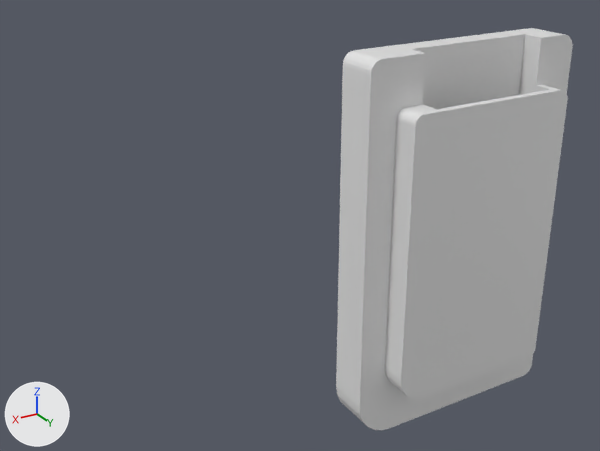
Renders of the Blender file Gameboy.blend from each side of a commit.
Both versions are drawn from a camera (50 mm lens) standing at (8.05, 7.44, 5.61) and looking at (2.84, -1.24, 1.27). The lights are fixed; the arrows at lower left show +X, +Y and +Z.

The first picture shows 'GameBoy'.
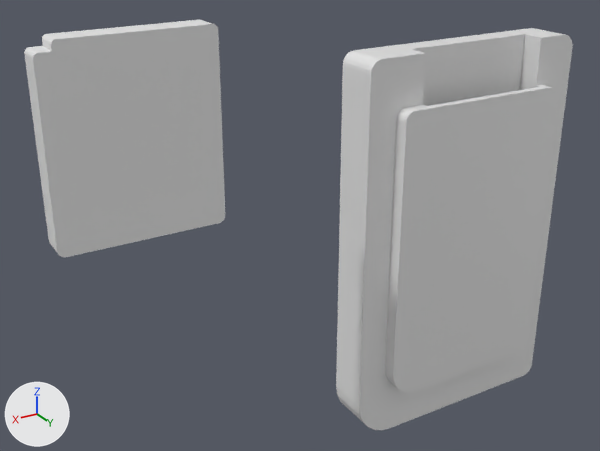
Commit message: keep work on gameboy

What changed in the scene script:
```text
Change me_cube:
    used by ob_gameboy; location = (0.0, 0.0, 0.0)
    remove me_cube.from_pydata(...)  # 1428 vertices, 782 faces; spans x -1.32..2.17, y -1.32..-0.32, z -2.12..3.48
    add me_cube.from_pydata(...)  # 2196 vertices, 1368 faces; spans x -1.32..2.17, y -1.32..-0.5, z -2.12..3.48
    me_cube part 1: 236 vertices moved from x -0.91..1.74, y -0.7..-0.32, z -1.44..2.83 to x -0.91..1.74, y -0.7..-0.5, z -1.44..2.83; 768 vertices added at x 1.17..2.05, y -1.32..-1.21, z -2.03..-1.28
Add me_plane:
    me_plane.from_pydata(...)  # 62 vertices, 33 faces; spans x -1.0..2.74, y -1.0..3.34, z -0.63..0.0
Add ob_plane:
    ob_plane = bpy.data.objects.new('Plane', me_plane)
    ob_plane.location = (4.73, -0.97, 2.36)
    ob_plane.rotation_euler = (1.571, 0.0, 0.0)  # degrees (90, 0, 0)
    ob_plane.scale = (0.522, 0.522, 0.522)
```

Changed parts and their boxes [x1, y1, x2, y2] in the pictures (600 x 451 px):
'Plane', added: after [24, 20, 225, 257]
part 1 of me_cube, built on: before [366, 85, 568, 392]; after [366, 85, 557, 391]
